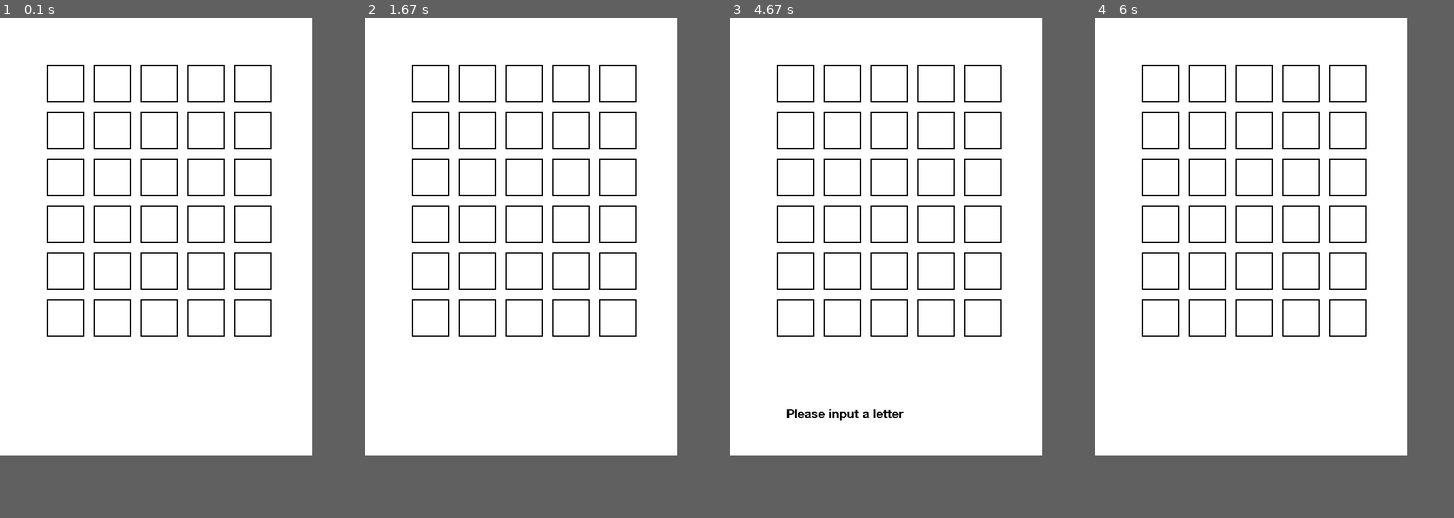
Above: before the commit, frames 1-4 (left to right).
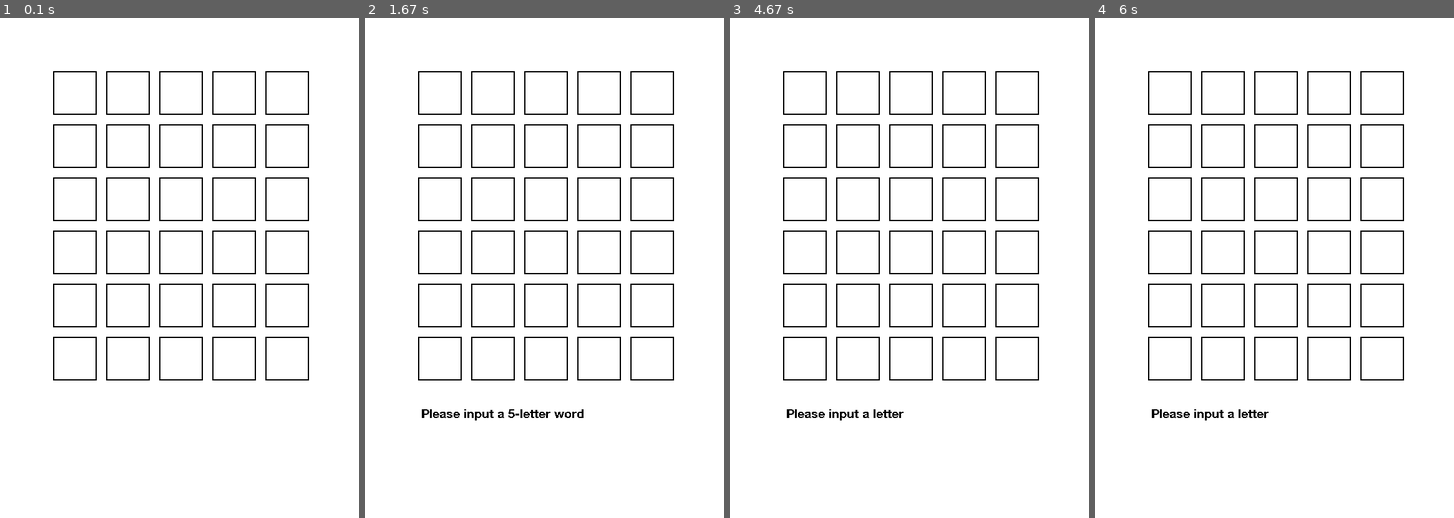
Above: after the commit, the same moments.

Repository: javvacake/wordle-pygame
Game: pygame game, started from main.py
Same seed, same stepped clock (60 frames per second), same inputs: the game is played once before the commit and once after it.
Inputs:
- Up to frame 1 (0.1 s): no input
- Up to frame 2 (1.67 s): tap Enter at 0.33 s
- Up to frame 3 (4.67 s): tap Backspace at 3.17 s; tap Space at 4.5 s
- Up to frame 4 (6 s): no input
The window is 500x700 before the commit and 575x800 after it. Grey fills any space a smaller window leaves; there, only what the larger window draws over its background counts as a difference.

The runs differ from the first frame. In frame 1, 6.3% of the frame differs, in the area x 13-87%, y 9-73%; in frame 2, 6.6%, in the area x 13-87%, y 9-81%; in frame 3, 6.3%; in frame 4, 6.5%.

Commit message:
Forgot to commit these

Diff:
--- a/grid.py
+++ b/grid.py
@@ -1,9 +1,9 @@
 import string
 import pygame
-from colours import GREEN, YELLOW, GREY, BLACK, WHITE
+from colours import *
 
 pygame.font.init()
-FONT = pygame.font.Font("helveticaneue\Helvetica Neu Bold.ttf", 60)
+FONT = pygame.font.Font("assets\Helvetica Neu Bold.ttf", 60)
 
 LETTERS = list(string.ascii_uppercase)
 
@@ -13,9 +13,8 @@
         self.current_row = 0
         self.current_col = 0
 
-    # TODO: finish function
     def enter_letter(self, letter):
-        print("To enter: ", self.current_row, " ", self.current_col)
+        # print("To enter: ", self.current_row, " ", self.current_col)
         letter = letter.upper()
         if self.current_col == 5:
             return
@@ -24,7 +23,6 @@
         self.current_col += 1
         # print("Enter_letter row/col: ", self.current_row, " ", self.current_col)
 
-    # TODO: finish function
     def backspace(self):
         if self.current_col < 0:
             self.current_col = 0
@@ -42,6 +40,14 @@
                 return word
         return word
 
+    def enter_word(self, results):
+        # Recolour each square in row using results
+        for index, square in enumerate(self.matrix[self.current_row]):
+            square.set_bg_colour(results[index])
+
+        self.current_row += 1
+        self.current_col = 0
+
     def draw(self, window):
         # print("drawing cells")
         for row in self.matrix:
@@ -53,8 +59,8 @@
         self.row = row
         self.col = col
         self.letter = None
-        self.bg_colour = None
-        self.size = 60
+        self.bg_colour = WHITE
+        self.size = 70
         self.x = (col + 1) * (self.size + 15)
         self.y = (row + 1) * (self.size + 15)
         self.entered_row = False
@@ -68,9 +74,12 @@
     def delete_letter(self):
         self.letter = None
 
+    def set_bg_colour(self, colour):
+        self.bg_colour = colour
+
     # TODO: finish function
     def draw(self, window):
-        bg_colour = self.bg_colour if self.entered_row else WHITE
+        # bg_colour = self.bg_colour if self.entered_row else WHITE
 
         # Border rectangle
         border_colour = BLACK
@@ -78,11 +87,11 @@
 
         # if not self.entered_row:
         # Actual rectangle
-        pygame.draw.rect(window, bg_colour, pygame.Rect(self.x + 2, self.y + 2, self.size - 4, self.size - 4))
+        pygame.draw.rect(window, self.bg_colour, pygame.Rect(self.x + 2, self.y + 2, self.size - 4, self.size - 4))
 
         if self.letter != None:
             # Add text
             text_col = BLACK # if not self.entered_row else WHITE
             text = FONT.render(self.letter, False, text_col)
-            window.blit(text, (self.x + 10, self.y - 5))
+            window.blit(text, (self.x + 10, self.y))
             # print("draw(cell) row/col: ", self.row, " ", self.col)
--- a/helveticaneue/freefontsdownload.txt
+++ /dev/null
@@ -1,7 +0,0 @@
-This font was downloaded from
-
-Free Fonts Download
-
-http://www.freefontsdownload.net
-
-Thank you for download!!!
--- a/ui.py
+++ b/ui.py
@@ -1,23 +1,25 @@
 import pygame
 import random
 from words import *
-# from wordle import Wordle
 from grid import Grid
+from rules import *
 from letters import LETTERS
 from colours import *
 
 pygame.init()
 
 pygame.font.init()
-FONT = pygame.font.Font("helveticaneue\Helvetica Neu Bold.ttf", 20)
+FONT = pygame.font.Font("assets\Helvetica Neu Bold.ttf", 20)
+ICON = pygame.image.load("assets\icon.png")
 
 class UserInterface():
-    WIDTH = 500
-    HEIGHT = 700
+    WIDTH = 575
+    HEIGHT = 800
 
     def __init__(self):
         self.screen = pygame.display.set_mode([self.WIDTH, self.HEIGHT])
         pygame.display.set_caption("Wordle (Fake)")
+        pygame.display.set_icon(ICON)
         self.final_word = self.generate_word()
         self.grid = Grid()
         self.guess = 0
@@ -26,89 +28,94 @@
         self.event_handler()
 
     def generate_word(self):
-        return random.choice(WORDS)
+        return "socks" # Test
+        # return random.choice(WORDS)
 
     def check_real_word(self, word):
         return True if word in WORDS else False
 
-    def error_message(self, text):
+    def display_message(self, text, end: bool):
+        if end:
+            text = "The word was {}. Better luck next time!".format(self.final_word)
+
         message_box = FONT.render(text, False, BLACK)
         self.screen.blit(message_box, (90, 620))
         pygame.display.update()
-        pygame.time.delay(500)
+        pygame.time.delay(2000)
+        pygame.time.set_timer(pygame.USEREVENT, 1000)
 
     def render(self):
         self.screen.fill(WHITE)
         self.grid.draw(self.screen)
         pygame.display.update()
 
-    # TODO:
     def event_handler(self):
+        rules = Rules()
         running = True
 
         while running:
             if self.letter_count < 0:
                 self.letter_count = 0
+            elif self.letter_count > 4:
+                self.letter_count = 4
 
             for event in pygame.event.get():
                 # Player closes window
                 if event.type == pygame.QUIT:
-                    print("Player chose to quit")
+                    # print("Player chose to quit")
                     pygame.quit()
                 if event.type == pygame.KEYDOWN:
-                    print(pygame.key.name(event.key) + " " + str(self.letter_count)) # Test
-
-                    # if self.letter_count > 5:
-                    #         self.error_message("1 Please input a 5-letter word")
-                    #         pass #?
+                    # print(pygame.key.name(event.key) + " " + str(self.letter_count)) # Test
 
                     if event.key == pygame.K_BACKSPACE:
                         self.grid.backspace()
                         self.letter_count -= 1
-                        # self.render()
 
                     elif pygame.key.name(event.key) in LETTERS:
-                        print("In alphabet") # Test
-                        self.letter_count += 1
-                        if self.letter_count > 5: # Account for backspace
-                            self.error_message("Out of space")
+                        # print("In alphabet") # Test
 
                         input_letter = pygame.key.name(event.key)
                         self.grid.enter_letter(input_letter)
-                        # self.render()
+                        self.letter_count += 1
 
                     elif pygame.key.name(event.key) not in LETTERS and event.key != pygame.K_RETURN:
-                        self.error_message("Please input a letter")
-                        print("Not in alphabet") # Test
+                        self.display_message("Please input a letter", False)
+                        # print("Not in alphabet") # Test
 
                     elif event.key == pygame.K_RETURN:
-                        if self.letter_count < 5:
-                            self.error_message("2 Please input a 5-letter word")
-                            # self.grid.backspace()
+                        # if self.letter_count < 4:
+                        if self.grid.current_col < 5:
+                            self.display_message("Please input a 5-letter word", False)
 
                         self.letter_count = 0
                         guessed_word = self.grid.get_word().lower()
                         # Check if word is correct
-                        if self.check_real_word(guessed_word):
-                            # Do the colour thing
-                            print("valid word") # Test
-                            # self.render()
-                        else:
-                            self.error_message("Word not in directory")
-                            print("Word not in directory") # Test
+                        if self.check_real_word(guessed_word) and self.grid.current_col == 5:
+                            # print("valid word") # Test
+                            results = rules.check_colours(guessed_word, self.final_word)
+                            # print(results)
+                            self.grid.enter_word(results)
+                            self.guess += 1
+                            self.render() # Necessary placement
+
+                        if not self.check_real_word(guessed_word) and self.grid.current_col == 5:
+                            self.display_message("Word not in directory", False)
+                            # print("Word not in directory") # Test
                             pass
 
-                        if self.final_word == guessed_word:
-                            print("YAY") # Test
-                            # self.render()
-                    # else:
-                    #     input_letter = pygame.key.name(event.key)
-                    #     self.grid.enter_letter(input_letter)
+                        if guessed_word == self.final_word:
+                            # print("YAY") # Test
+                            pygame.event.set_blocked([pygame.KEYDOWN, pygame.KEYUP])
+                            self.display_message("Congrats!", False)
+
+                        if self.guess == 6 and guessed_word != self.final_word:
+                            print("END") # Test
+                            self.display_message(None, True)
 
             # No more guesses left
             if self.guess > 5:
                 self.render()
 
-            self.render() # TODO: throws traceback error
+            self.render() # TODO: throws traceback error when ctrl+c
 
         pygame.quit()
--- a/wordle.py
+++ /dev/null
@@ -1,18 +0,0 @@
-# import random
-# from words import *
-
-# class Wordle:
-#     def __init__(self):
-#         self.word = self.generate_word()
-#         self.guess = 1
-#         self.event_handler()
-
-#     def generate_word():
-#         return random.choice(WORDS)
-
-#     def get_input(self):
-
-#         pass
-
-#     def check_real_word(word):
-#         return True if word in WORDS else False
Binary file removed: helveticaneue/Helvetica Neu Bold.ttf
Binary file removed: helveticaneue/HelveticaNeue BlackCond.ttf
Binary file removed: helveticaneue/HelveticaNeue Light.ttf
Binary file removed: helveticaneue/HelveticaNeue Medium.ttf
Binary file removed: helveticaneue/HelveticaNeue Thin.ttf
Binary file removed: helveticaneue/HelveticaNeue.ttf
Binary file removed: helveticaneue/HelveticaNeueBd.ttf
Binary file removed: helveticaneue/HelveticaNeueHv.ttf
Binary file removed: helveticaneue/HelveticaNeueIt.ttf
Binary file removed: helveticaneue/HelveticaNeueLt.ttf
Binary file removed: helveticaneue/HelveticaNeueMed.ttf
Binary file removed: helveticaneue/helveticaneue.png
(and 1 more such lines)
